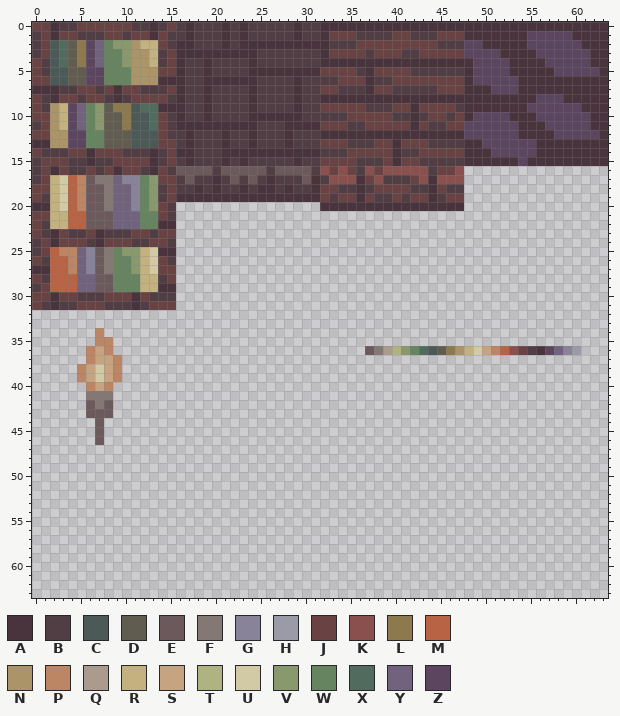
One commit to this pixel-art sprite: base tileset.png. Above, as it was before the edit.
The file is 64x64 pixels.
Palette (. is transparent): A #49343d  B #513e45  C #4b5a57  D #615c50  E #6c595c  F #847875  G #888398  H #9a9ba7  J #694343  K #8a504d  L #8d794e  M #b86343  N #aa9468  P #bc8563  Q #ab9b8e  R #c3b280  S #c6a482  T #afb381  U #d2c9a5  V #8a996d  W #66845f  X #516c5e  Y #71627d  Z #5b455f
Pixels before (only the part around the change), first column x 0:
29 BJMMMYYEEWWWRRAA................................................
30 JJAJJBBBJJJAJBBB................................................
31 JBABBJJJBBBABJJJ................................................
32 ................................................................
33 ................................................................
34 .......P........................................................
35 .......PP.......................................................
36 ......PSP............................EFQTVWXCDLNRUSPMKJBAZYGH...
37 ......PSSP......................................................
38 .....PSUSP......................................................
39 .....PSUSP......................................................
40 ......PSP.......................................................
41 ......FFF.......................................................
42 ......EFE.......................................................
43 ......EEE.......................................................
44 .......E........................................................
45 .......E........................................................
46 .......E........................................................
47 ................................................................
48 ................................................................
49 ................................................................
50 ................................................................
51 ................................................................
52 ................................................................
53 ................................................................
54 ................................................................
55 ................................................................
56 ................................................................
57 ................................................................
58 ................................................................
59 ................................................................
60 ................................................................
61 ................................................................
62 ................................................................
63 ................................................................
The same view after the edit:
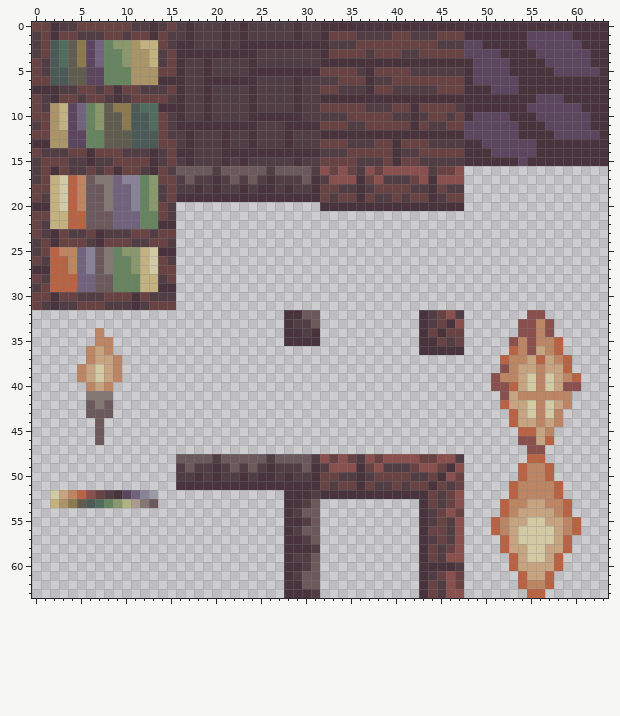
The exact change:
y 32: x 28..31 .... -> AAEE; x 43..47 ..... -> ABJKB; x 55..56 .. -> KK
y 33: x 28..31 .... -> ABBE; x 43..47 ..... -> ABJAK; x 54..57 .... -> KKPK
y 34: x 28..31 .... -> AABA; x 43..47 ..... -> AJAJJ; x 54..57 .... -> KKPK
y 35: x 28..31 .... -> AAAA; x 43..47 ..... -> AAJBJ; x 53..58 ...... -> KPKPPM
y 36: x 37..60 EFQTVWXCDLNRUSPMKJBAZYGH -> ......AAAAA.....MPKSPM..
y 37: x 52..59 ........ -> MPPSMSPM
y 38: x 52..59 ........ -> KPSSPSSM
y 39: x 51..60 .......... -> KPPSUPUSPM
y 40: x 51..60 .......... -> KKMSUPUSKK
y 41: x 52..59 ........ -> KSPPPPPP
y 42: x 52..59 ........ -> MSSUPUSP
y 43: x 53..58 ...... -> MSUPUP
y 44: x 53..58 ...... -> MSSPSP
y 45: x 54..57 .... -> MMSP
y 46: x 54..57 .... -> KKSM
y 47: x 55..56 .. -> KK
y 48: x 16..47 ................................ -> EEEEBEEEEEBEEEEBKJKJBKJKKKKJJKKB; x 55..56 .. -> MM
y 49: x 16..47 ................................ -> BEBBABEBEBABBBEABKKKAJKBBBJKKJAK; x 54..57 .... -> MPPM
y 50: x 16..47 ................................ -> BBABABBABAABABBAJJBBABJJJJBBJAKJ; x 54..57 .... -> MPPM
y 51: x 16..47 ................................ -> AAAAAAAAAAAAAAAAJBJJAJBBJBJJAJBJ; x 53..58 ...... -> MPPPPM
y 52: x 2..13 ............ -> USPMKJBAZYGH; x 28..47 .................... -> AAABAAAAAAAAAAAAJBJK; x 53..58 ...... -> MPPPPM
y 53: x 2..13 ............ -> RNLDCXWVTQFE; x 28..31 .... -> AABE; x 43..47 ..... -> AJBJK; x 52..59 ........ -> MPPSSPPM
y 54: x 28..31 .... -> ABEE; x 43..47 ..... -> ABJKJ; x 52..59 ........ -> MPSSSSPM
y 55: x 28..31 .... -> AABE; x 43..47 ..... -> ABJBK; x 51..60 .......... -> MPSSUUSSPM
y 56: x 28..31 .... -> ABEE; x 43..47 ..... -> AJJBK; x 51..60 .......... -> MPSUUUUSPM
y 57: x 28..31 .... -> AABE; x 43..47 ..... -> ABJBK; x 52..59 ........ -> MSUUUUSM
y 58: x 28..31 .... -> AAAB; x 43..47 ..... -> AJBJK; x 52..59 ........ -> MSSUUSSM
y 59: x 28..31 .... -> ABBE; x 43..47 ..... -> AJBKK; x 53..58 ...... -> MSUUSM
y 60: x 28..31 .... -> AABE; x 43..47 ..... -> AAAAB; x 53..58 ...... -> MSSSSM
y 61: x 28..31 .... -> ABEE; x 43..47 ..... -> ABJKJ; x 54..57 .... -> MSSM
y 62: x 28..31 .... -> AAEE; x 43..47 ..... -> AJBKJ; x 54..57 .... -> MPPM
y 63: x 28..31 .... -> AAAB; x 43..47 ..... -> AJBKK; x 55..56 .. -> MM
